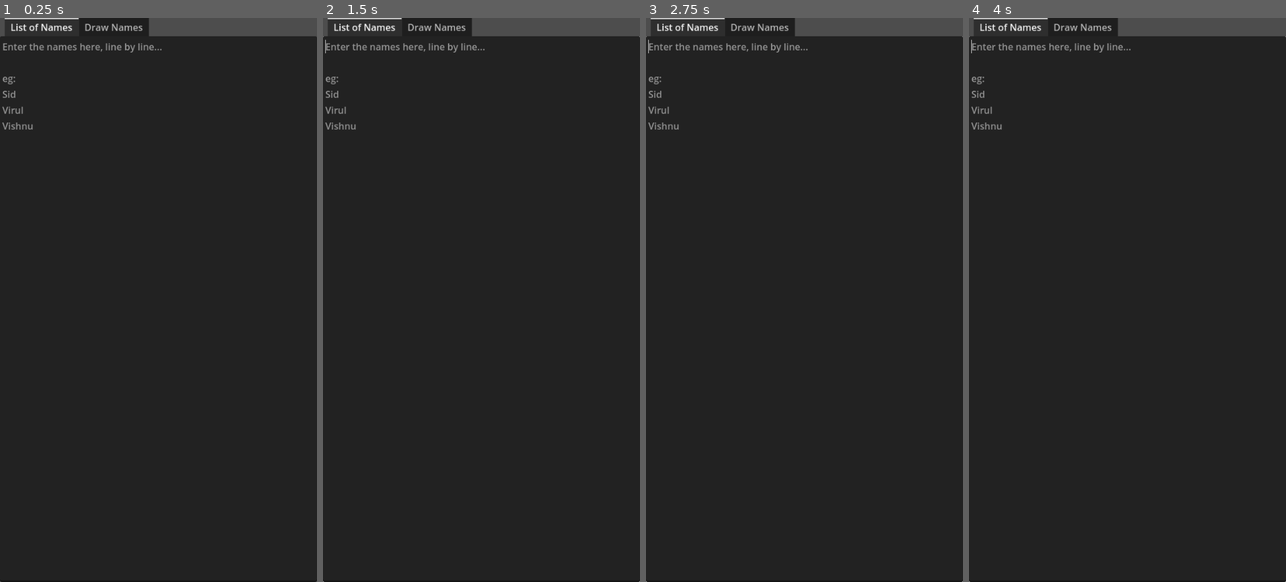
Above: before the commit, frames 1-4 (left to right).
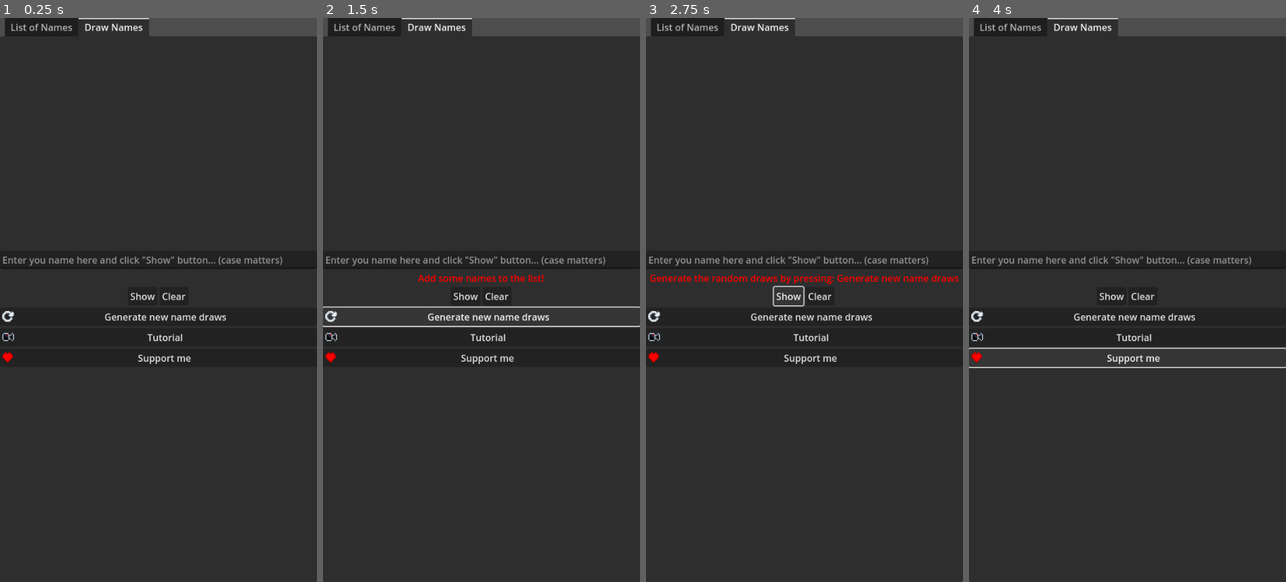
Above: after the commit, the same moments.

Repository: sid-the-loser/secret-santa
Game: Godot game, scene res://Scenes/main.tscn
Two runs of this game, one before a commit and one after it. Both use one fixed random seed, a clock stepped at 60 frames per second and the inputs below.
Inputs (mouse positions are in pixels of both pictures, inside the frame that each line leads up to):
- Up to frame 1 (0.25 s): no input
- Up to frame 2 (1.5 s): click (481, 316) at 0.5 s, where only the run after the commit has a clickable "Generate new name draws"; click (481, 316) at 1.25 s, where only the run after the commit has a clickable "Generate new name draws"
- Up to frame 3 (2.75 s): click (788, 294) at 2 s, where only the run after the commit has a clickable "Show"
- Up to frame 4 (4 s): click (1143, 294) at 2.75 s, where only the run after the commit has a clickable "Clear"; click (1127, 356) at 3.5 s, where only the run after the commit has a clickable "Support me"

The runs differ from the first frame. In frame 1, 2.2% of the frame differs, in the area x 0-100%, y 0-100%; in frame 2, 3.1%; in frame 3, 3.0%; in frame 4, 2.7%.

Commit message:
added icon, found a bug

Diff:
--- a/Scenes/main.tscn
+++ b/Scenes/main.tscn
@@ -21,10 +21,11 @@
 anchor_bottom = 1.0
 grow_horizontal = 2
 grow_vertical = 2
-current_tab = 0
+current_tab = 1
 metadata/_edit_use_anchors_ = true
 
 [node name="List of Names" type="TextEdit" parent="TabContainer"]
+visible = false
 layout_mode = 2
 placeholder_text = "Enter the names here, line by line...
 
@@ -35,14 +36,13 @@
 metadata/_tab_index = 0
 
 [node name="Draw Names" type="VBoxContainer" parent="TabContainer"]
-visible = false
 layout_mode = 2
 alignment = 1
 metadata/_tab_index = 1
 
 [node name="FromLineEdit" type="LineEdit" parent="TabContainer/Draw Names"]
 layout_mode = 2
-placeholder_text = "Enter you name here and click \"Show\" button..."
+placeholder_text = "Enter you name here and click \"Show\" button... (case matters)"
 
 [node name="ToLabel" type="Label" parent="TabContainer/Draw Names"]
 custom_minimum_size = Vector2(1, 1)
--- a/Scripts/main.gd
+++ b/Scripts/main.gd
@@ -65,7 +65,12 @@
 			if i in available_names: # removes if the current name is in the available_names list variable
 				available_names.remove_at(available_names.find(i))
 
-			random_assigning.append(available_names[randi_range(0, len(available_names)-1)])
+			var _temp = randi_range(0, len(available_names)-1)
+			print(len(available_names)-1)
+
+			print(_temp)
+
+			random_assigning.append(available_names[_temp])
 
 			from_to_dict[names[i]] = names[random_assigning[-1]]
 
--- /dev/null
+++ b/app-icon.svg
@@ -0,0 +1,169 @@
+<?xml version="1.0" encoding="UTF-8" ?>
+<svg version="1.1" width="16" height="16" xmlns="http://www.w3.org/2000/svg" shape-rendering="crispEdges">
+<rect x="6" y="2" width="1" height="1" fill="#AC3232" />
+<rect x="7" y="2" width="1" height="1" fill="#AC3232" />
+<rect x="8" y="2" width="1" height="1" fill="#AC3232" />
+<rect x="9" y="2" width="1" height="1" fill="#AC3232" />
+<rect x="10" y="2" width="1" height="1" fill="#AC3232" />
+<rect x="11" y="2" width="1" height="1" fill="#AC3232" />
+<rect x="12" y="2" width="1" height="1" fill="#AC3232" />
+<rect x="13" y="2" width="1" height="1" fill="#AC3232" />
+<rect x="5" y="3" width="1" height="1" fill="#AC3232" />
+<rect x="6" y="3" width="1" height="1" fill="#AC3232" />
+<rect x="7" y="3" width="1" height="1" fill="#AC3232" />
+<rect x="8" y="3" width="1" height="1" fill="#AC3232" />
+<rect x="9" y="3" width="1" height="1" fill="#AC3232" />
+<rect x="10" y="3" width="1" height="1" fill="#AC3232" />
+<rect x="11" y="3" width="1" height="1" fill="#AC3232" />
+<rect x="12" y="3" width="1" height="1" fill="#AC3232" />
+<rect x="13" y="3" width="1" height="1" fill="#AC3232" />
+<rect x="14" y="3" width="1" height="1" fill="#AC3232" />
+<rect x="4" y="4" width="1" height="1" fill="#AC3232" />
+<rect x="5" y="4" width="1" height="1" fill="#AC3232" />
+<rect x="6" y="4" width="1" height="1" fill="#AC3232" />
+<rect x="7" y="4" width="1" height="1" fill="#AC3232" />
+<rect x="8" y="4" width="1" height="1" fill="#AC3232" />
+<rect x="9" y="4" width="1" height="1" fill="#AC3232" />
+<rect x="10" y="4" width="1" height="1" fill="#AC3232" />
+<rect x="11" y="4" width="1" height="1" fill="#AC3232" />
+<rect x="12" y="4" width="1" height="1" fill="#AC3232" />
+<rect x="13" y="4" width="1" height="1" fill="#AC3232" />
+<rect x="14" y="4" width="1" height="1" fill="#AC3232" />
+<rect x="3" y="5" width="1" height="1" fill="#AC3232" />
+<rect x="4" y="5" width="1" height="1" fill="#AC3232" />
+<rect x="5" y="5" width="1" height="1" fill="#AC3232" />
+<rect x="6" y="5" width="1" height="1" fill="#AC3232" />
+<rect x="7" y="5" width="1" height="1" fill="#E61111" />
+<rect x="8" y="5" width="1" height="1" fill="#E61111" />
+<rect x="9" y="5" width="1" height="1" fill="#AC3232" />
+<rect x="10" y="5" width="1" height="1" fill="#AC3232" />
+<rect x="11" y="5" width="1" height="1" fill="#AC3232" />
+<rect x="12" y="5" width="1" height="1" fill="#AC3232" />
+<rect x="13" y="5" width="1" height="1" fill="#AC3232" />
+<rect x="14" y="5" width="1" height="1" fill="#9BADB7" />
+<rect x="15" y="5" width="1" height="1" fill="#AC3232" />
+<rect x="3" y="6" width="1" height="1" fill="#AC3232" />
+<rect x="4" y="6" width="1" height="1" fill="#AC3232" />
+<rect x="5" y="6" width="1" height="1" fill="#AC3232" />
+<rect x="6" y="6" width="1" height="1" fill="#E61111" />
+<rect x="7" y="6" width="1" height="1" fill="#E61111" />
+<rect x="8" y="6" width="1" height="1" fill="#E61111" />
+<rect x="9" y="6" width="1" height="1" fill="#AC3232" />
+<rect x="10" y="6" width="1" height="1" fill="#AC3232" />
+<rect x="11" y="6" width="1" height="1" fill="#AC3232" />
+<rect x="13" y="6" width="1" height="1" fill="#9BADB7" />
+<rect x="14" y="6" width="1" height="1" fill="#9BADB7" />
+<rect x="15" y="6" width="1" height="1" fill="#FFFFFF" />
+<rect x="3" y="7" width="1" height="1" fill="#AC3232" />
+<rect x="4" y="7" width="1" height="1" fill="#AC3232" />
+<rect x="5" y="7" width="1" height="1" fill="#AC3232" />
+<rect x="6" y="7" width="1" height="1" fill="#E61111" />
+<rect x="7" y="7" width="1" height="1" fill="#E61111" />
+<rect x="8" y="7" width="1" height="1" fill="#E61111" />
+<rect x="9" y="7" width="1" height="1" fill="#AC3232" />
+<rect x="10" y="7" width="1" height="1" fill="#AC3232" />
+<rect x="11" y="7" width="1" height="1" fill="#AC3232" />
+<rect x="12" y="7" width="1" height="1" fill="#AC3232" />
+<rect x="14" y="7" width="1" height="1" fill="#9BADB7" />
+<rect x="3" y="8" width="1" height="1" fill="#AC3232" />
+<rect x="4" y="8" width="1" height="1" fill="#AC3232" />
+<rect x="5" y="8" width="1" height="1" fill="#AC3232" />
+<rect x="6" y="8" width="1" height="1" fill="#E61111" />
+<rect x="7" y="8" width="1" height="1" fill="#E61111" />
+<rect x="8" y="8" width="1" height="1" fill="#E61111" />
+<rect x="9" y="8" width="1" height="1" fill="#E61111" />
+<rect x="10" y="8" width="1" height="1" fill="#AC3232" />
+<rect x="11" y="8" width="1" height="1" fill="#AC3232" />
+<rect x="12" y="8" width="1" height="1" fill="#AC3232" />
+<rect x="3" y="9" width="1" height="1" fill="#AC3232" />
+<rect x="4" y="9" width="1" height="1" fill="#AC3232" />
+<rect x="5" y="9" width="1" height="1" fill="#AC3232" />
+<rect x="6" y="9" width="1" height="1" fill="#E61111" />
+<rect x="7" y="9" width="1" height="1" fill="#E61111" />
+<rect x="8" y="9" width="1" height="1" fill="#E61111" />
+<rect x="9" y="9" width="1" height="1" fill="#E61111" />
+<rect x="10" y="9" width="1" height="1" fill="#AC3232" />
+<rect x="11" y="9" width="1" height="1" fill="#AC3232" />
+<rect x="12" y="9" width="1" height="1" fill="#AC3232" />
+<rect x="2" y="10" width="1" height="1" fill="#AC3232" />
+<rect x="3" y="10" width="1" height="1" fill="#AC3232" />
+<rect x="4" y="10" width="1" height="1" fill="#AC3232" />
+<rect x="5" y="10" width="1" height="1" fill="#AC3232" />
+<rect x="6" y="10" width="1" height="1" fill="#E61111" />
+<rect x="7" y="10" width="1" height="1" fill="#E61111" />
+<rect x="8" y="10" width="1" height="1" fill="#E61111" />
+<rect x="9" y="10" width="1" height="1" fill="#E61111" />
+<rect x="10" y="10" width="1" height="1" fill="#E61111" />
+<rect x="11" y="10" width="1" height="1" fill="#AC3232" />
+<rect x="12" y="10" width="1" height="1" fill="#AC3232" />
+<rect x="13" y="10" width="1" height="1" fill="#AC3232" />
+<rect x="2" y="11" width="1" height="1" fill="#AC3232" />
+<rect x="3" y="11" width="1" height="1" fill="#AC3232" />
+<rect x="4" y="11" width="1" height="1" fill="#AC3232" />
+<rect x="5" y="11" width="1" height="1" fill="#E61111" />
+<rect x="6" y="11" width="1" height="1" fill="#E61111" />
+<rect x="7" y="11" width="1" height="1" fill="#E61111" />
+<rect x="8" y="11" width="1" height="1" fill="#E61111" />
+<rect x="9" y="11" width="1" height="1" fill="#E61111" />
+<rect x="10" y="11" width="1" height="1" fill="#E61111" />
+<rect x="11" y="11" width="1" height="1" fill="#AC3232" />
+<rect x="12" y="11" width="1" height="1" fill="#AC3232" />
+<rect x="13" y="11" width="1" height="1" fill="#AC3232" />
+<rect x="2" y="12" width="1" height="1" fill="#AC3232" />
+<rect x="3" y="12" width="1" height="1" fill="#AC3232" />
+<rect x="4" y="12" width="1" height="1" fill="#AC3232" />
+<rect x="5" y="12" width="1" height="1" fill="#AC3232" />
+<rect x="6" y="12" width="1" height="1" fill="#AC3232" />
+<rect x="7" y="12" width="1" height="1" fill="#AC3232" />
+<rect x="8" y="12" width="1" height="1" fill="#AC3232" />
+<rect x="9" y="12" width="1" height="1" fill="#AC3232" />
+<rect x="10" y="12" width="1" height="1" fill="#AC3232" />
+<rect x="11" y="12" width="1" height="1" fill="#AC3232" />
+<rect x="12" y="12" width="1" height="1" fill="#AC3232" />
+<rect x="13" y="12" width="1" height="1" fill="#AC3232" />
+<rect x="14" y="12" width="1" height="1" fill="#AC3232" />
+<rect x="1" y="13" width="1" height="1" fill="#9BADB7" />
+<rect x="2" y="13" width="1" height="1" fill="#FFFFFF" />
+<rect x="3" y="13" width="1" height="1" fill="#FFFFFF" />
+<rect x="4" y="13" width="1" height="1" fill="#FFFFFF" />
+<rect x="5" y="13" width="1" height="1" fill="#FFFFFF" />
+<rect x="6" y="13" width="1" height="1" fill="#FFFFFF" />
+<rect x="7" y="13" width="1" height="1" fill="#FFFFFF" />
+<rect x="8" y="13" width="1" height="1" fill="#FFFFFF" />
+<rect x="9" y="13" width="1" height="1" fill="#FFFFFF" />
+<rect x="10" y="13" width="1" height="1" fill="#FFFFFF" />
+<rect x="11" y="13" width="1" height="1" fill="#FFFFFF" />
+<rect x="12" y="13" width="1" height="1" fill="#FFFFFF" />
+<rect x="13" y="13" width="1" height="1" fill="#FFFFFF" />
+<rect x="14" y="13" width="1" height="1" fill="#FFFFFF" />
+<rect x="0" y="14" width="1" height="1" fill="#9BADB7" />
+<rect x="1" y="14" width="1" height="1" fill="#9BADB7" />
+<rect x="2" y="14" width="1" height="1" fill="#FFFFFF" />
+<rect x="3" y="14" width="1" height="1" fill="#FFFFFF" />
+<rect x="4" y="14" width="1" height="1" fill="#FFFFFF" />
+<rect x="5" y="14" width="1" height="1" fill="#FFFFFF" />
+<rect x="6" y="14" width="1" height="1" fill="#FFFFFF" />
+<rect x="7" y="14" width="1" height="1" fill="#FFFFFF" />
+<rect x="8" y="14" width="1" height="1" fill="#FFFFFF" />
+<rect x="9" y="14" width="1" height="1" fill="#FFFFFF" />
+<rect x="10" y="14" width="1" height="1" fill="#FFFFFF" />
+<rect x="11" y="14" width="1" height="1" fill="#FFFFFF" />
+<rect x="12" y="14" width="1" height="1" fill="#FFFFFF" />
+<rect x="13" y="14" width="1" height="1" fill="#FFFFFF" />
+<rect x="14" y="14" width="1" height="1" fill="#FFFFFF" />
+<rect x="15" y="14" width="1" height="1" fill="#FFFFFF" />
+<rect x="1" y="15" width="1" height="1" fill="#9BADB7" />
+<rect x="2" y="15" width="1" height="1" fill="#9BADB7" />
+<rect x="3" y="15" width="1" height="1" fill="#FFFFFF" />
+<rect x="4" y="15" width="1" height="1" fill="#FFFFFF" />
+<rect x="5" y="15" width="1" height="1" fill="#FFFFFF" />
+<rect x="6" y="15" width="1" height="1" fill="#FFFFFF" />
+<rect x="7" y="15" width="1" height="1" fill="#FFFFFF" />
+<rect x="8" y="15" width="1" height="1" fill="#FFFFFF" />
+<rect x="9" y="15" width="1" height="1" fill="#FFFFFF" />
+<rect x="10" y="15" width="1" height="1" fill="#FFFFFF" />
+<rect x="11" y="15" width="1" height="1" fill="#FFFFFF" />
+<rect x="12" y="15" width="1" height="1" fill="#FFFFFF" />
+<rect x="13" y="15" width="1" height="1" fill="#FFFFFF" />
+<rect x="14" y="15" width="1" height="1" fill="#FFFFFF" />
+</svg>
--- a/project.godot
+++ b/project.godot
@@ -11,9 +11,16 @@
 [application]
 
 config/name="Secret Santa"
+config/description="An app Loser made for Secret Santa event in his group. Commisioned by Virz."
+config/version="r1.0.0"
 run/main_scene="res://Scenes/main.tscn"
 config/features=PackedStringArray("4.3", "GL Compatibility")
-config/icon="res://icon.svg"
+boot_splash/bg_color=Color(0, 0, 0, 1)
+boot_splash/image="res://app-icon.png"
+boot_splash/fullsize=false
+boot_splash/use_filter=false
+config/icon="res://app-icon.svg"
+config/windows_native_icon="res://app-icon.ico"
 
 [display]
 
Not shown, added: Sprites/app-icon.png.import
Binary file added: app-icon.ico
Binary file added: app-icon.png
Not shown, added: app-icon.png.import
Not shown, added: app-icon.svg.import
